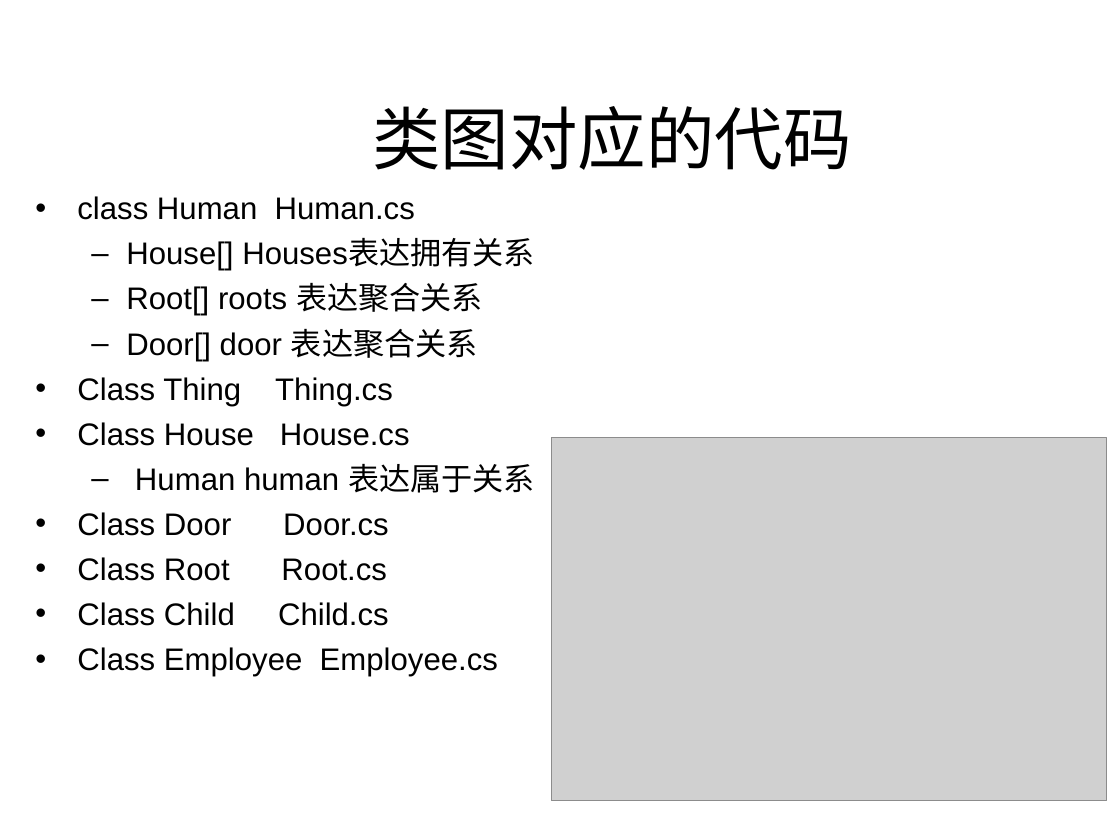
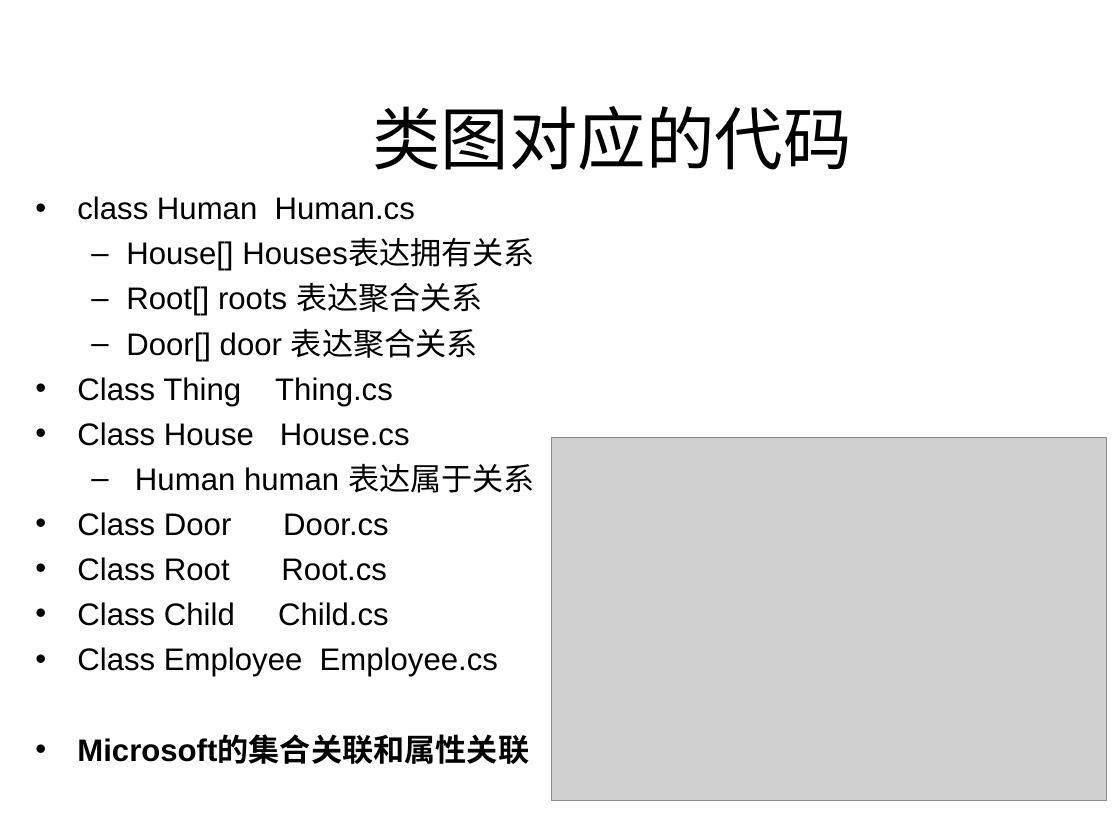
Before and after one commit to 1000copy/delpy, a slide deck: slide 10 of docs/1021project/UML理论和实践.ppt. Drawn at 1120x840 pixels with LibreOffice and Linux fonts; fonts in the diff are those of the drawing; grey boxes stand for pictures; background and template pictures are left out. Boxes give left, top, right and bottom in pixels: in the first picture for what was removed or moved away, otherwise in the second. Text is boxed around its words. In the diff, an @@ line names an element or a change of style, - is before the commit and + after.

```diff
--- a/docs/1021project/UML理论和实践.ppt
+++ b/docs/1021project/UML理论和实践.ppt
@@ text at box(77, 736, 529, 764): paragraph added @@
+• Microsoft的集合关联和属性关联
```
Also in this commit, not shown: 1 other slide changed, 1 slide removed.
